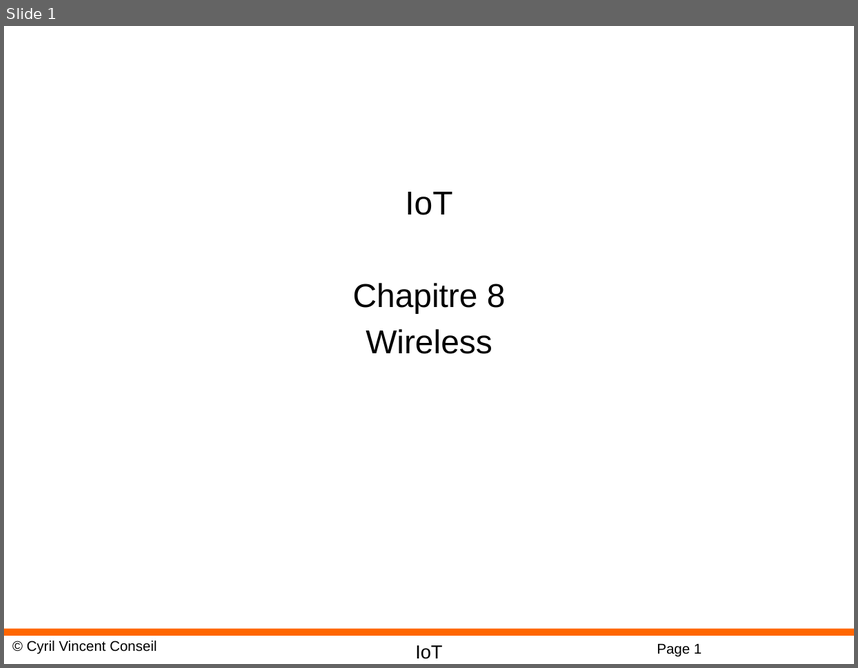
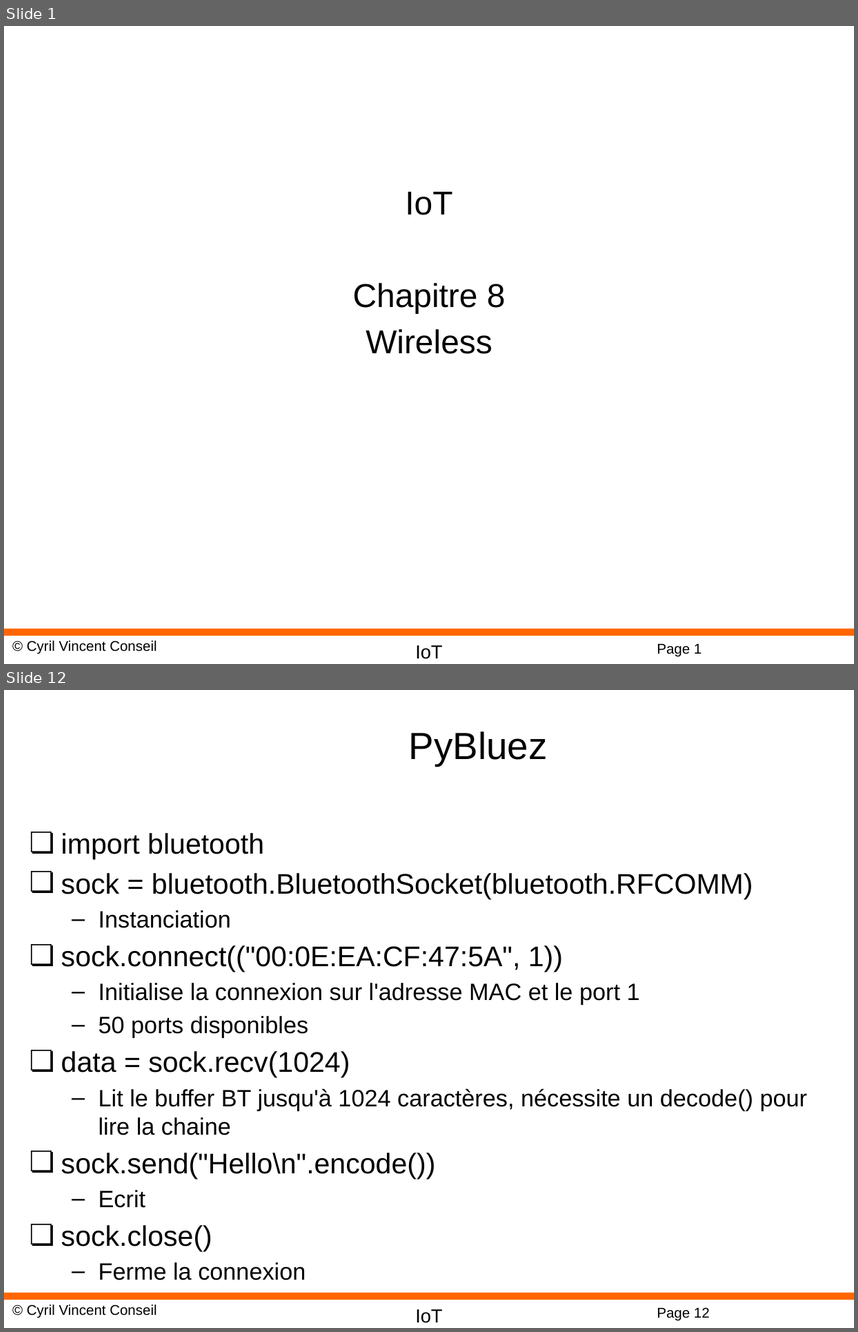
Before and after one commit to cyrilvincent/IoT, a slide deck: ppt/IoT09-Wireless.pptx. Shown one above the other, each under a label of ours: slide 1 before the commit, slides 1 and 12 after it; the slides between them are not shown. The pictures are 858x668 and 858x1332 pixels, drawn with LibreOffice and Linux fonts; fonts in the diff are those of the drawing; background and template pictures are left out. Boxes give left, top, right and bottom in pixels: in the first picture for what was removed or moved away, otherwise in the second. Text is boxed around its words. In the diff, an @@ line names an element or a change of style, - is before the commit and + after.

```diff
--- a/ppt/IoT09-Wireless.pptx
+++ b/ppt/IoT09-Wireless.pptx
@@ slide 12 added at [4,690,854,1328], background #FFFFFF; not listed: 4 template elements that a slide beside it also shows @@
@@ title added at [409,731,548,766], 32 pt, text #000000 @@
+PyBluez
@@ text added at [61,833,808,1280], 20 pt, text #000000 @@
+❏ import bluetooth
+❏ sock = bluetooth.BluetoothSocket(bluetooth.RFCOMM)
+  – Instanciation
+❏ sock.connect(("00:0E:EA:CF:47:5A", 1))
+  – Initialise la connexion sur l'adresse MAC et le port 1
+  – 50 ports disponibles
+❏ data = sock.recv(1024)
+  – Lit le buffer BT jusqu'à 1024 caractères, nécessite un decode() pour lire la chaine
+❏ sock.send("Hello\n".encode())
+  – Ecrit
+❏ sock.close()
+  – Ferme la connexion
```
Also in this commit, not shown: 13 other slides added, 1 slide removed, 7 other files.
